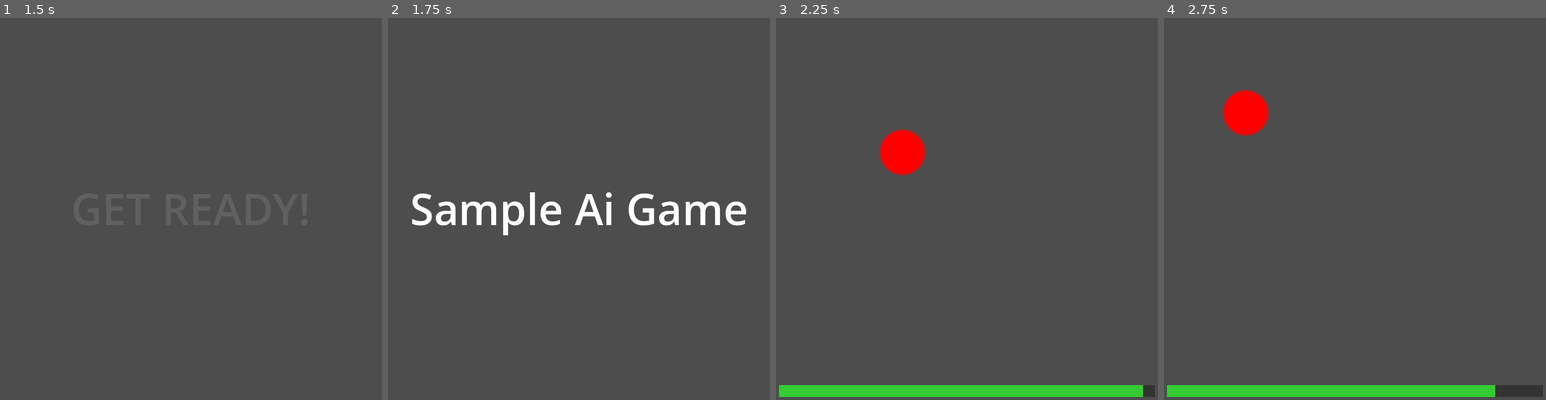
Above: before the commit, frames 1-4 (left to right).
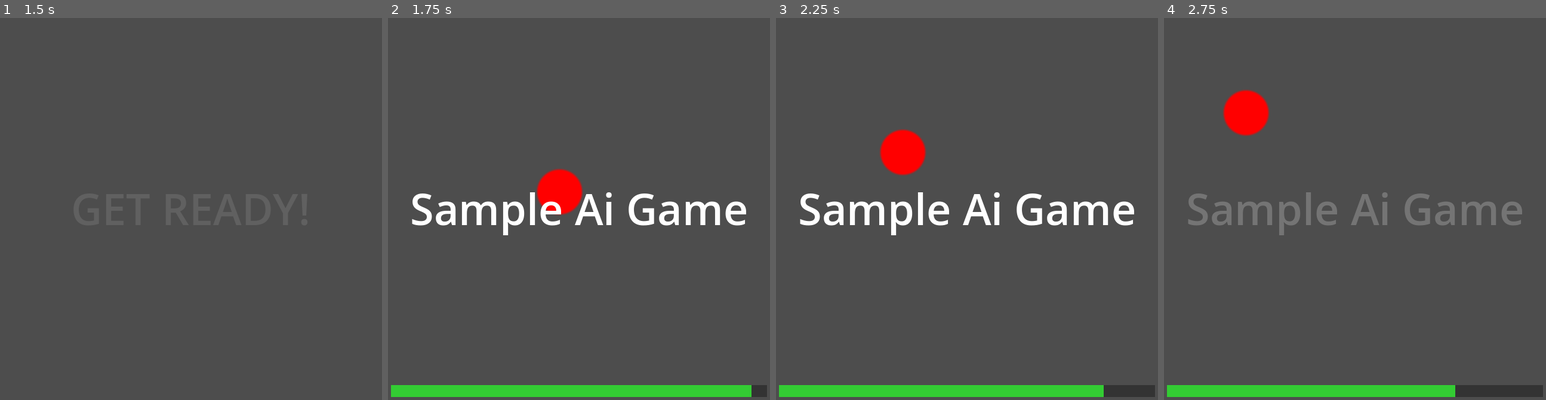
Above: after the commit, the same moments.

Repository: Tombarr/ai-microgames
Game: Godot game, scene res://main.tscn
Two runs of this game, one before a commit and one after it. Both use one fixed random seed, a clock stepped at 60 frames per second and the inputs below.
Inputs (mouse positions are in pixels of both pictures, inside the frame that each line leads up to):
- Up to frame 1 (1.5 s): tap Enter at 0.5, 0.6 s; move the mouse to (275, 189) at 0.52 s; hold D (move_right) 0.53-1.25 s; click (275, 189) at 0.67 s; tap Space at 0.77, 1.07, 1.25 s; drag from (114, 228) to (171, 285) at 1.27 s
- Up to frame 2 (1.75 s): no input
- Up to frame 3 (2.25 s): move the mouse to (1005, 124) at 2.02 s; hold A (move_left) from 2.03 s (still down); tap Enter at 2.1 s
- Up to frame 4 (2.75 s): keep holding A (move_left)

Frame 1 is identical in both runs. In frame 2, 4.2% of the frame differs, in the area x 0-100%, y 39-100%; in frame 3, 3.0%; in frame 4, 2.7%.

Commit message:
Experiment: Remove title screen, show game name as overlay
Changes the game flow from:
  Director -> Title Screen -> Game -> Director

To:
  Director -> Game (with title overlay) -> Director

- Game starts immediately with full opacity
- Game name fades in as overlay for 1 second
- Timer and progress bar start immediately
- No delay or fade transitions before gameplay
- Faster, more WarioWare-style pacing

This is experimental - testing if immediate gameplay feels better
than the current title screen transition.

🤖 Generated with [Claude Code](https://claude.com/claude-code)

Co-Authored-By: Claude <noreply@anthropic.com>

Diff:
--- a/shared/scripts/director.gd
+++ b/shared/scripts/director.gd
@@ -392,32 +392,32 @@
 	return " ".join(formatted_words)
 
 func _start_game_intro(title: String) -> void:
-	# Show game title
-	game_title_label.text = title
-	game_title_label.visible = true
-
-	# Fade in title over 0.15 seconds
-	var tween = create_tween()
-	tween.tween_property(game_title_label, "modulate:a", 1.0, 0.15)
-
-	# Wait 0.4 seconds total (0.15 fade in + 0.25 display)
-	await get_tree().create_timer(0.4).timeout
-
-	# Fade out title and fade in game simultaneously
-	var fade_tween = create_tween()
-	fade_tween.set_parallel(true)
-	fade_tween.tween_property(game_title_label, "modulate:a", 0.0, 0.15)
-	fade_tween.tween_property(current_game, "modulate:a", 1.0, 0.15)
-
-	await fade_tween.finished
-
-	game_title_label.visible = false
-
-	# Show progress bar and start game timer
+	# NO TITLE SCREEN: Show game immediately with title overlay
+	# Game is already at full opacity from creation
+	current_game.modulate.a = 1.0
+
+	# Show progress bar and start game timer immediately
 	progress_bar.visible = true
 	progress_bar_bg.visible = true
 	game_active = true
 	game_timer = 0.0
+
+	# Show game title as brief overlay on top of game
+	game_title_label.text = title
+	game_title_label.visible = true
+
+	# Fade in title quickly
+	var fade_in = create_tween()
+	fade_in.tween_property(game_title_label, "modulate:a", 1.0, 0.2)
+
+	# Wait 1 second showing title, then fade out
+	await get_tree().create_timer(1.0).timeout
+
+	var fade_out = create_tween()
+	fade_out.tween_property(game_title_label, "modulate:a", 0.0, 0.3)
+
+	await fade_out.finished
+	game_title_label.visible = false
 
 func _on_game_timeout() -> void:
 	if not game_active:
